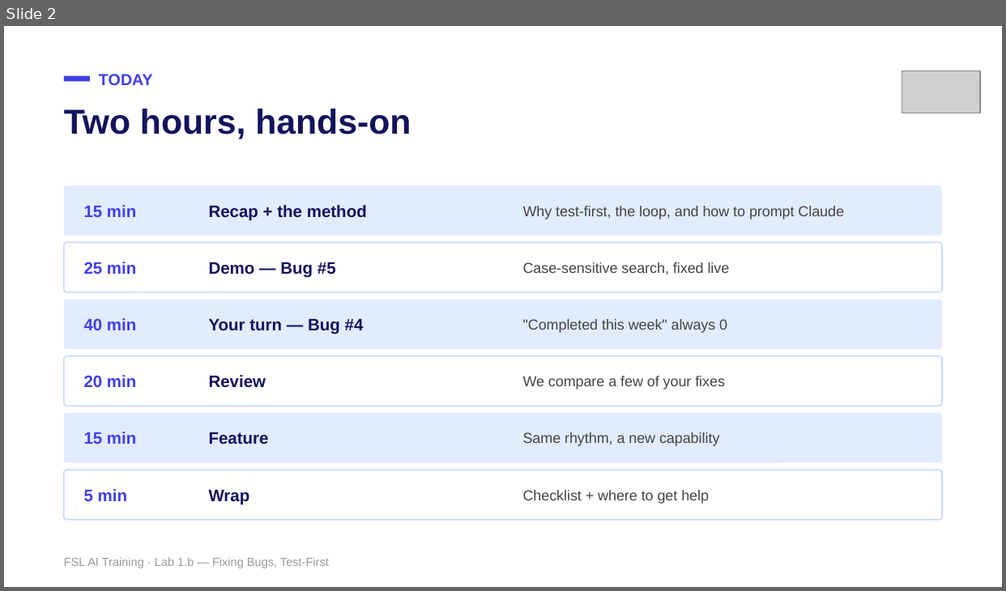
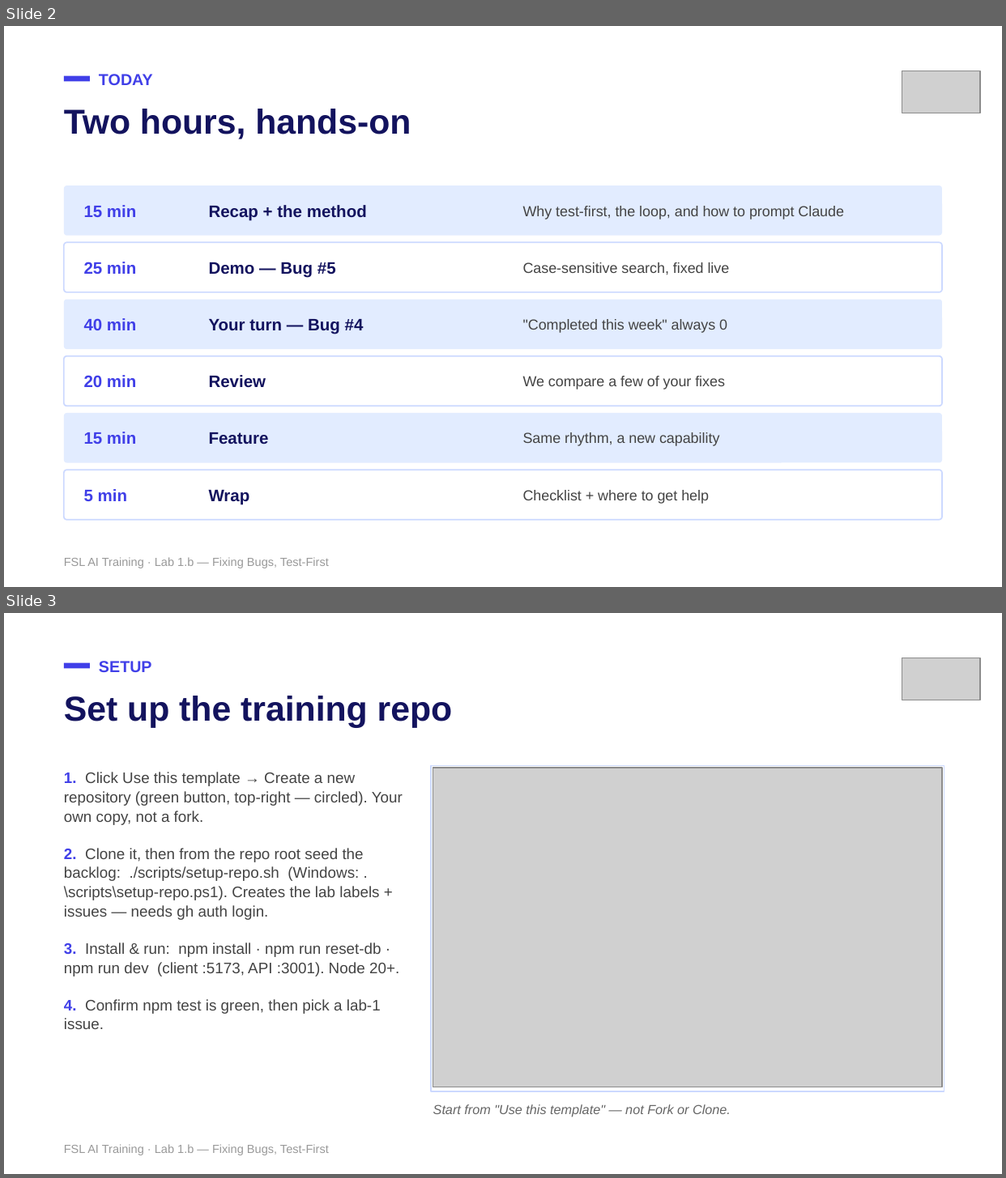
Before and after one commit to mike-tajmajer-fullstacklabs/fsl-taskboard-lab, a slide deck: docs/instructor/lab-1b-bugfix-test-driven.pptx. Shown one above the other, each under a label of ours: slide 2 before the commit, slides 2 and 3 after it. The pictures are 1006x591 and 1006x1178 pixels, drawn with LibreOffice and Linux fonts; fonts in the diff are those of the drawing; grey boxes stand for pictures. Boxes give left, top, right and bottom in pixels: in the first picture for what was removed or moved away, otherwise in the second. Text is boxed around its words. In the diff, an @@ line names an element or a change of style, - is before the commit and + after.

Commit message:
update course for lab 1.b to include setup slide

```diff
--- a/docs/instructor/lab-1b-bugfix-test-driven.pptx
+++ b/docs/instructor/lab-1b-bugfix-test-driven.pptx
@@ slide 3 added at [4, 613, 1002, 1174], background #FFFFFF @@
@@ text added at [99, 661, 152, 672], 11.5 pt, text #403FE8, bold @@
+SETUP
@@ picture added at [902, 658, 980, 700] @@
@@ rectangle added at [64, 663, 90, 669], fill #403FE8 @@
@@ text added at [64, 696, 453, 728], 25 pt, text #13135E, bold @@
+Set up the training repo
@@ text added at [64, 772, 403, 1029], 11 pt, text #434343 @@
+1. Click Use this template → Create a new repository (green button, top-right — circled). Your own copy, not a fork.
+2. Clone it, then from the repo root seed the backlog: ./scripts/setup-repo.sh (Windows: .\scripts\setup-repo.ps1). Creates the lab labels + issues — needs gh auth login.
+3. Install & run: npm install · npm run reset-db · npm run dev (client :5173, API :3001). Node 20+.
+4. Confirm npm test is green, then pick a lab-1 issue.
@@ rectangle added at [431, 765, 944, 1092], outline #CCD9FF 1 pt @@
@@ picture added at [433, 768, 942, 1087] @@
@@ text added at [433, 1105, 731, 1118], 9.5 pt, text #666666, italic @@
+Start from "Use this template" — not Fork or Clone.
@@ text added at [64, 1144, 329, 1156], 8.5 pt, text #999999 @@
+FSL AI Training · Lab 1.b — Fixing Bugs, Test-First
```
Also in this commit, not shown: 2 other slides added, 1 slide removed, 3 other files.
